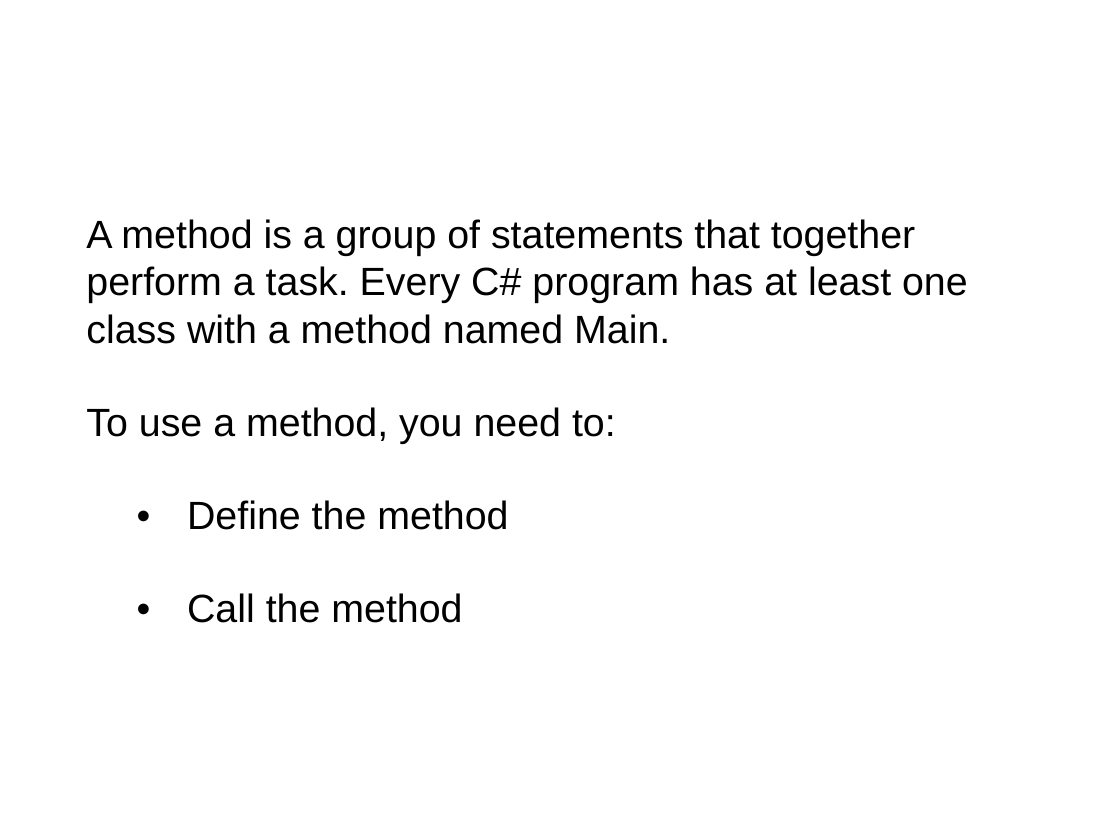
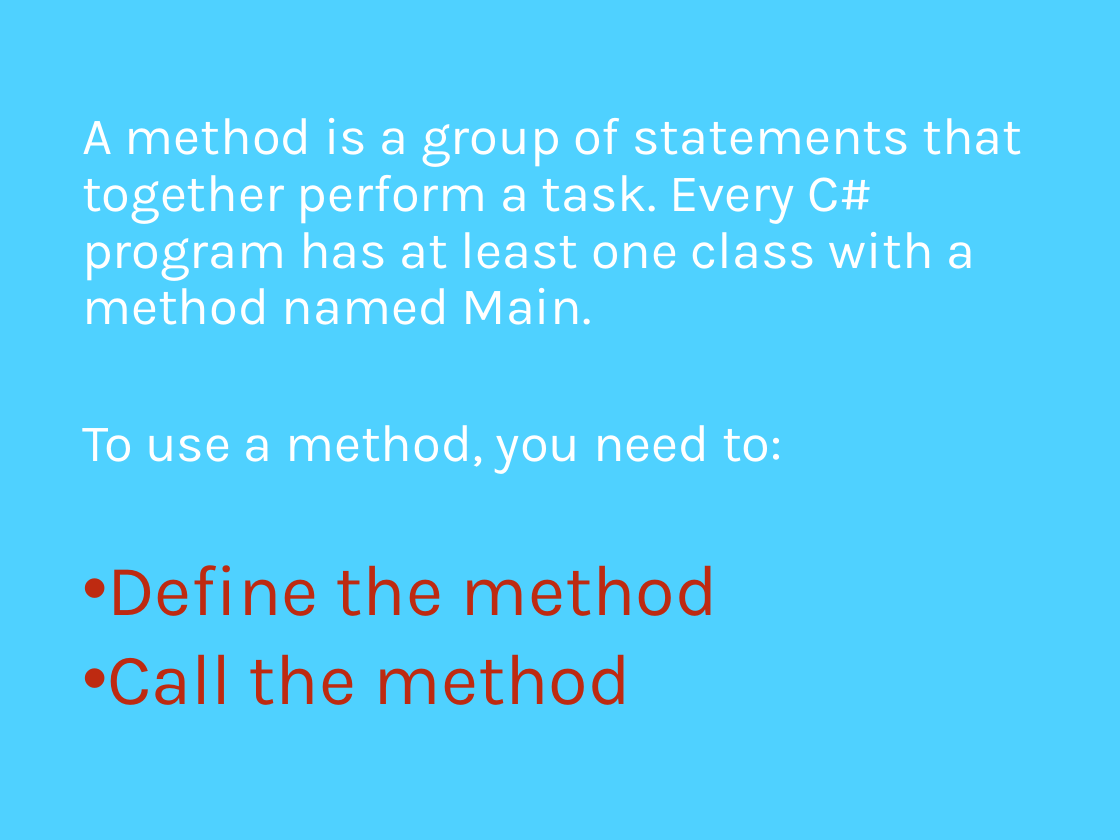
Before and after one commit to Falkhanaizi/TechHub, a slide deck: slide 54 of introduction to C# in VS 2015.pptx. Drawn at 1120x840 pixels with LibreOffice and Linux fonts; fonts in the diff are those of the drawing. Boxes give left, top, right and bottom in pixels: in the first picture for what was removed or moved away, otherwise in the second. Text is boxed around its words. In the diff, an @@ line names an element or a change of style, - is before the commit and + after.

```diff
--- a/introduction to C# in VS 2015.pptx
+++ b/introduction to C# in VS 2015.pptx
@@ background #FFFFFF to #4FD1FF @@
@@ text at (82,118,1022,473): size 36 to 48 pt, font Arial to Karla, text colour #000000 to #FFFFFF in "A method is a group of statements ...", "To use a method, you need to:"; line spacing 1 to 0.9; less space between paragraphs @@
@@ text "A method is a group ..." at (82,118,1022,705): vertical alignment middle to top @@
@@ text at (107,565,718,705): text changed; size 36 to 66 pt; font Arial to Karla; text colour #000000 to #BE2A11 @@
-• Define the method
-• Call the method
+• Define the method
+• Call the method
```
Also in this commit, not shown: 56 other slides changed.
